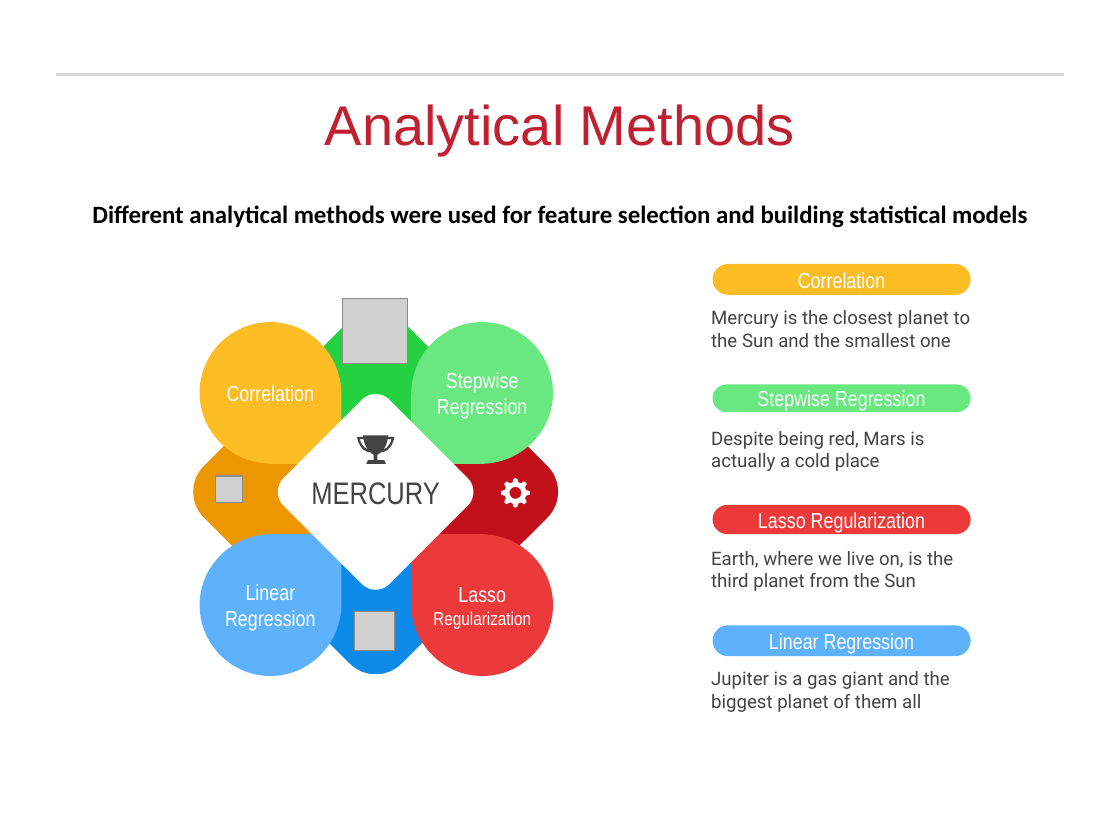
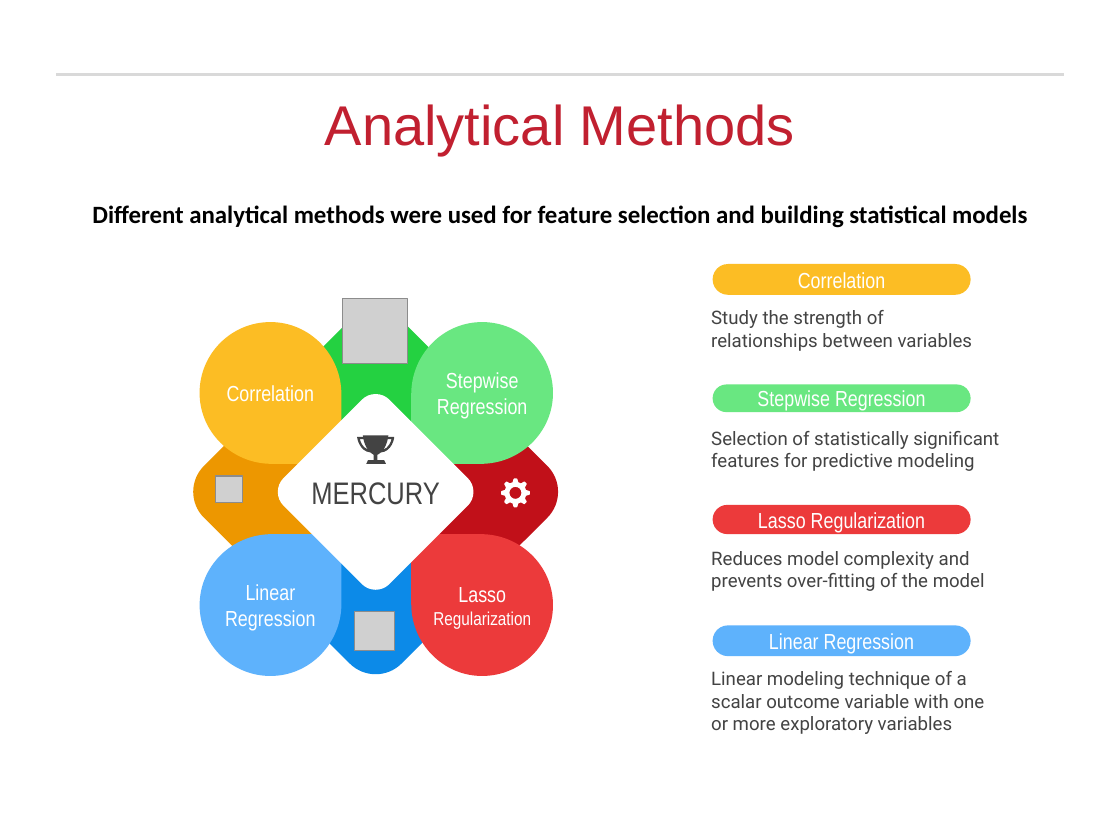
Before and after one commit to rajakash31/Presidential_Election_2016_Classification, a slide deck: slide 9 of Final Submission/Presidential Election Analysis_Final.pptx. Drawn at 1120x840 pixels with LibreOffice and Linux fonts; fonts in the diff are those of the drawing; grey boxes stand for pictures; background and template pictures are left out. Boxes give left, top, right and bottom in pixels: in the first picture for what was removed or moved away, otherwise in the second. Text is boxed around its words. In the diff, an @@ line names an element or a change of style, - is before the commit and + after.

Commit message:
linear regression results

```diff
--- a/Final Submission/Presidential Election Analysis_Final.pptx
+++ b/Final Submission/Presidential Election Analysis_Final.pptx
@@ text at <box>711,310,973,351</box>: text changed @@
-Mercury is the closest planet to the Sun and the smallest one
+Study the strength of relationships between variables
@@ text at <box>711,431,999,471</box>: text changed @@
-Despite being red, Mars is actually a cold place
+Selection of statistically significant features for predictive modeling
@@ text at <box>711,551,985,591</box>: text changed @@
-Earth, where we live on, is the third planet from the Sun
+Reduces model complexity and prevents over-fitting of the model
@@ text at <box>711,671,985,734</box>: text changed @@
-Jupiter is a gas giant and the biggest planet of them all
+Linear modeling technique of a scalar outcome variable with one or more exploratory variables
```
Also in this commit, not shown: 1 other slide changed, 2 slides added, 3 slides removed, 3 other files.
